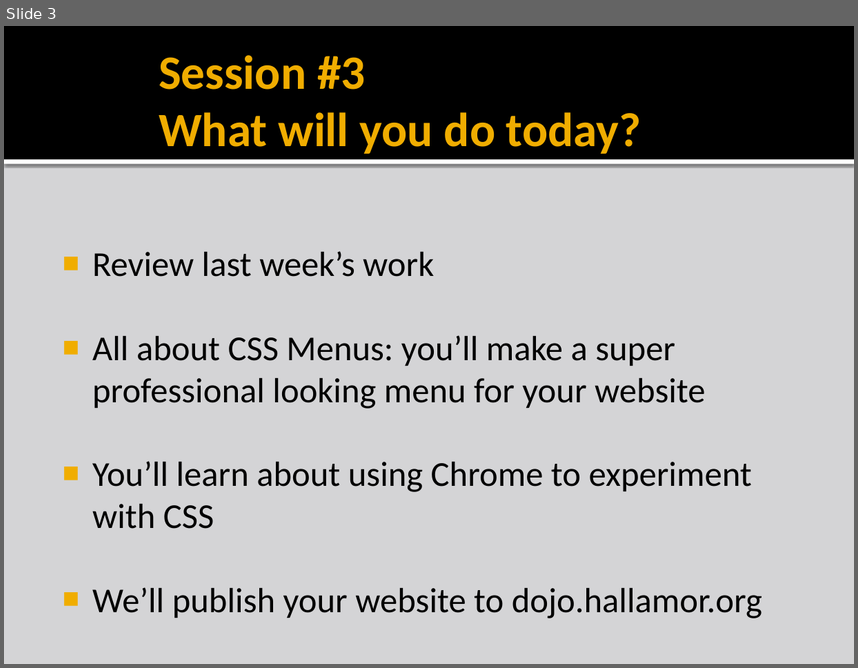
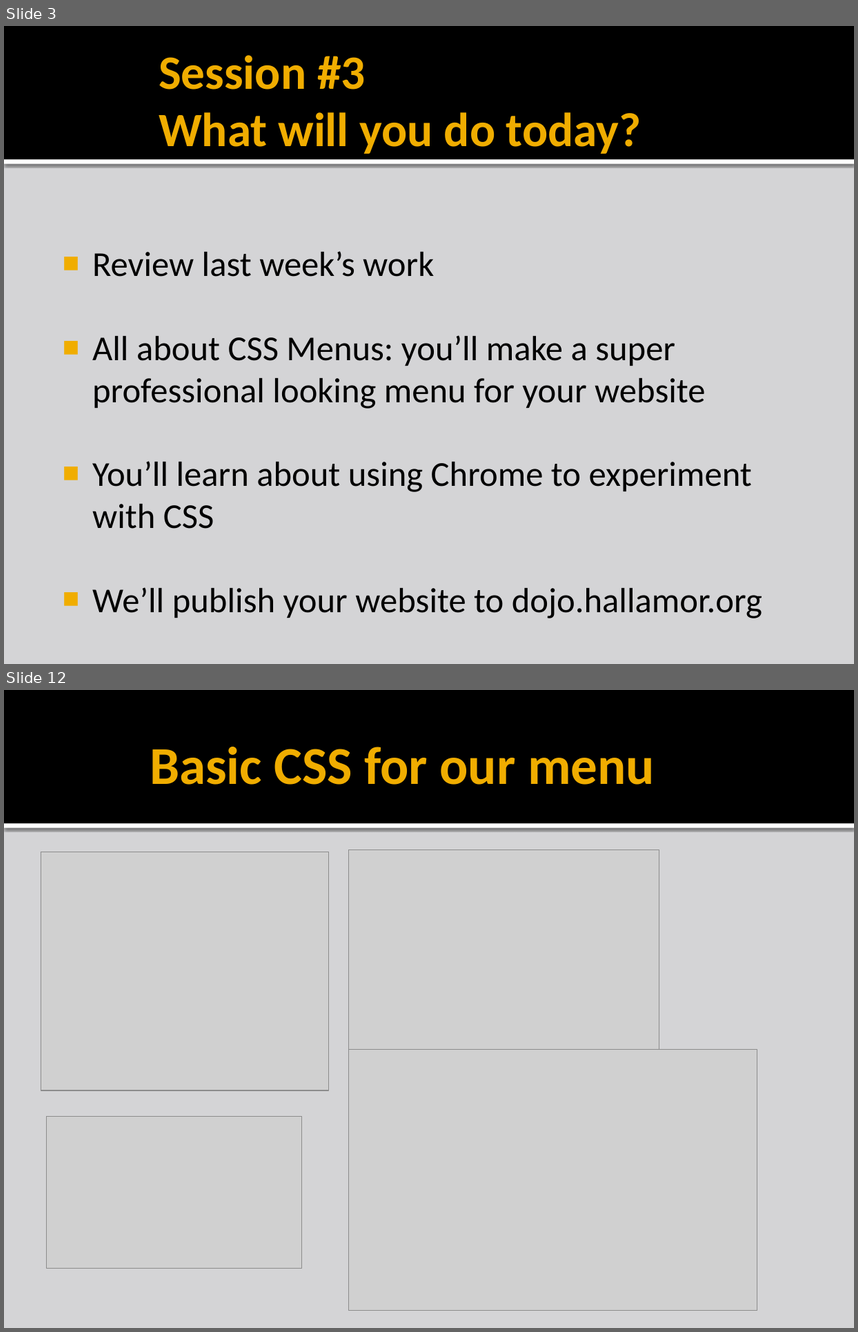
Before and after one commit to liamf/coderdojo-bray, a slide deck: html/presentations/CoderDojoBrayHTML_session3.pptx. Shown one above the other, each under a label of ours: slide 3 before the commit, slides 3 and 12 after it; the slides between them are not shown. The pictures are 858x668 and 858x1332 pixels, drawn with LibreOffice and Linux fonts; fonts in the diff are those of the drawing; grey boxes stand for pictures; background and template pictures are left out. Boxes give left, top, right and bottom in pixels: in the first picture for what was removed or moved away, otherwise in the second. Text is boxed around its words. In the diff, an @@ line names an element or a change of style, - is before the commit and + after.

```diff
--- a/html/presentations/CoderDojoBrayHTML_session3.pptx
+++ b/html/presentations/CoderDojoBrayHTML_session3.pptx
@@ slide 12 added at (4,690,854,1328), background #D4D4D6; not listed: 2 template elements that a slide beside it also shows @@
@@ title added at (150,747,655,785), 45 pt, text #F0AD00, bold @@
+Basic CSS for our menu
@@ picture added at (41,852,329,1090) @@
@@ picture added at (349,850,660,1049) @@
@@ picture added at (349,1049,757,1310) @@
@@ picture added at (47,1116,302,1268) @@
```
Also in this commit, not shown: 2 slides changed, 15 other slides added, 5 other files.
